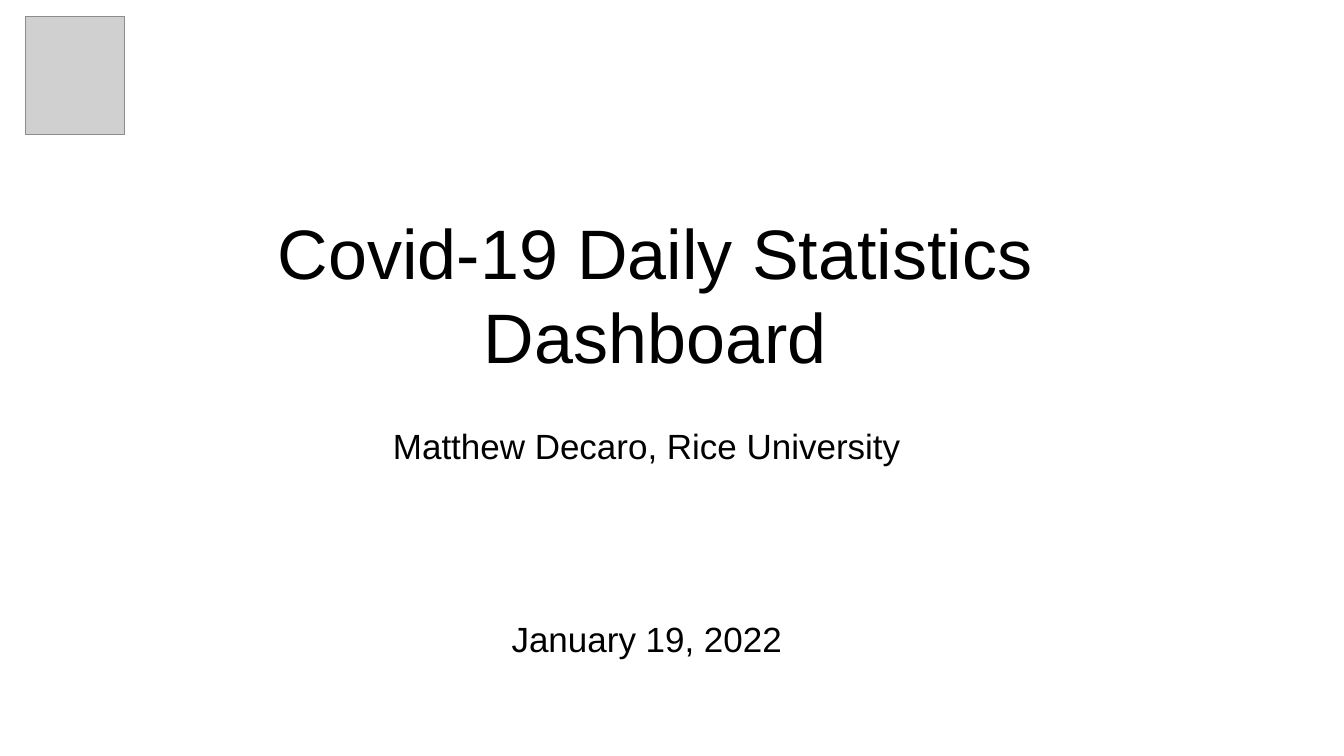
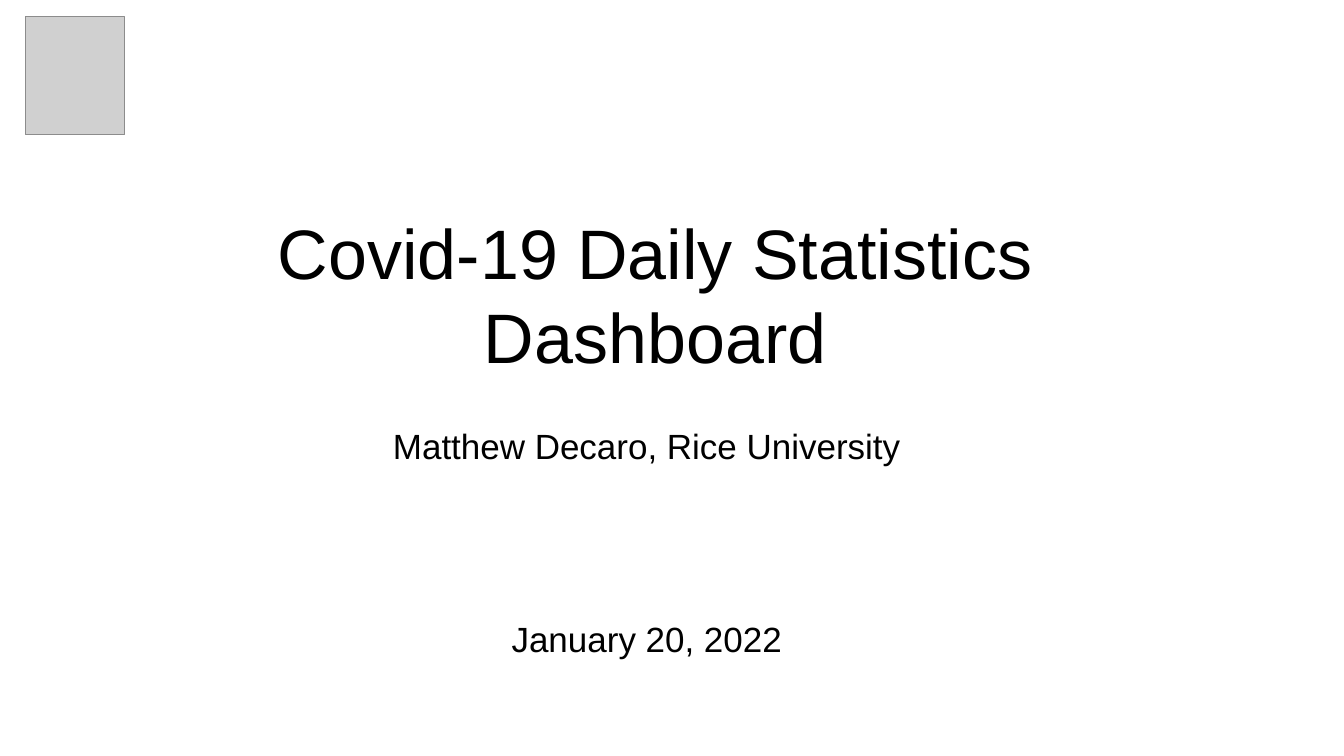
Before and after one commit to msdec321/DataAnalysisWorkbooks, a slide deck: slide 1 of Covid19/Covid19_dashboard.pptx. Drawn at 1344x756 pixels with LibreOffice and Linux fonts; fonts in the diff are those of the drawing; grey boxes stand for pictures. Boxes give left, top, right and bottom in pixels: in the first picture for what was removed or moved away, otherwise in the second. Text is boxed around its words. In the diff, an @@ line names an element or a change of style, - is before the commit and + after.

Commit message:
Updated pptx dashboard

```diff
--- a/Covid19/Covid19_dashboard.pptx
+++ b/Covid19/Covid19_dashboard.pptx
@@ text at (x1=512, y1=627, x2=782, y2=659): text changed @@
-January 19, 2022
+January 20, 2022
```
